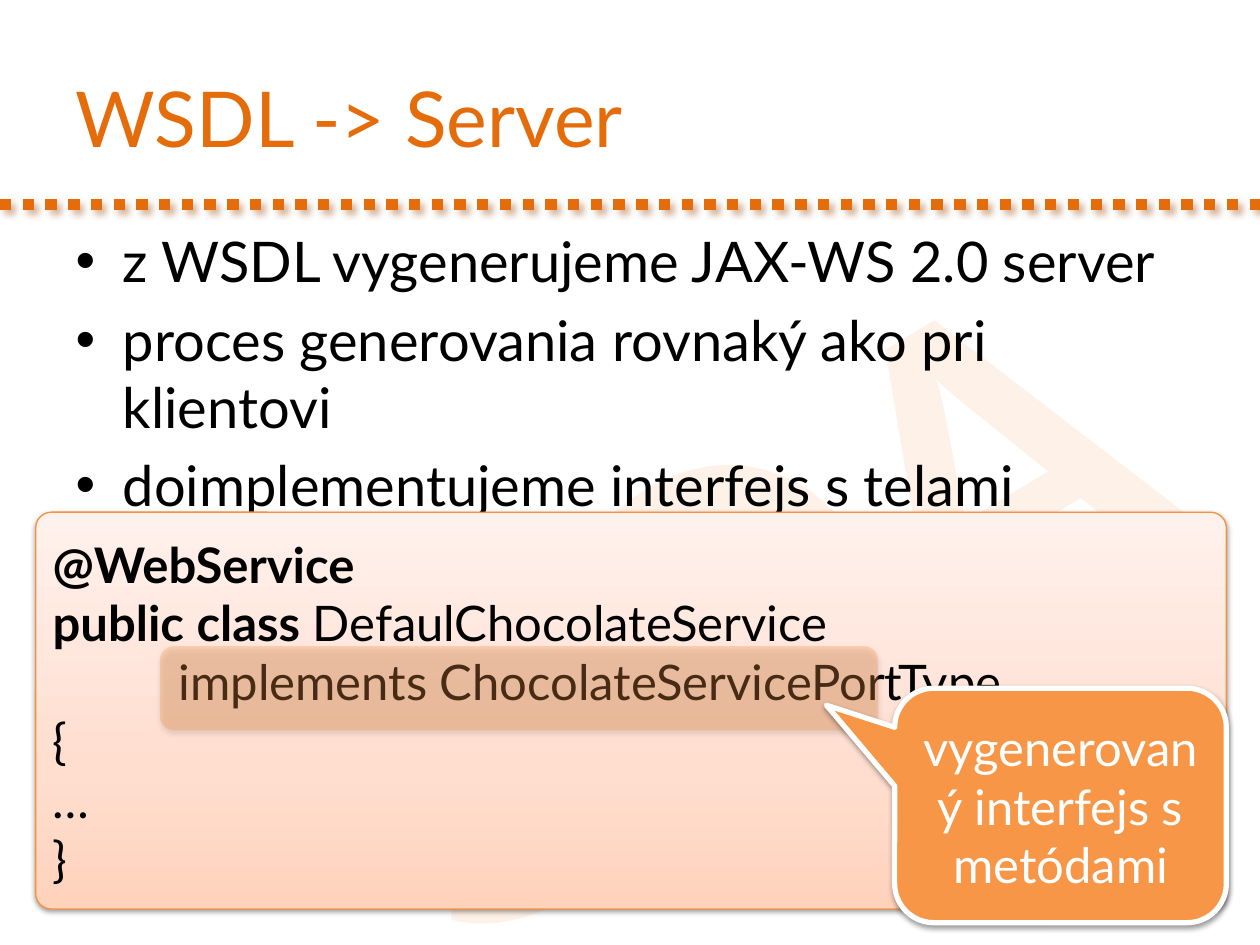
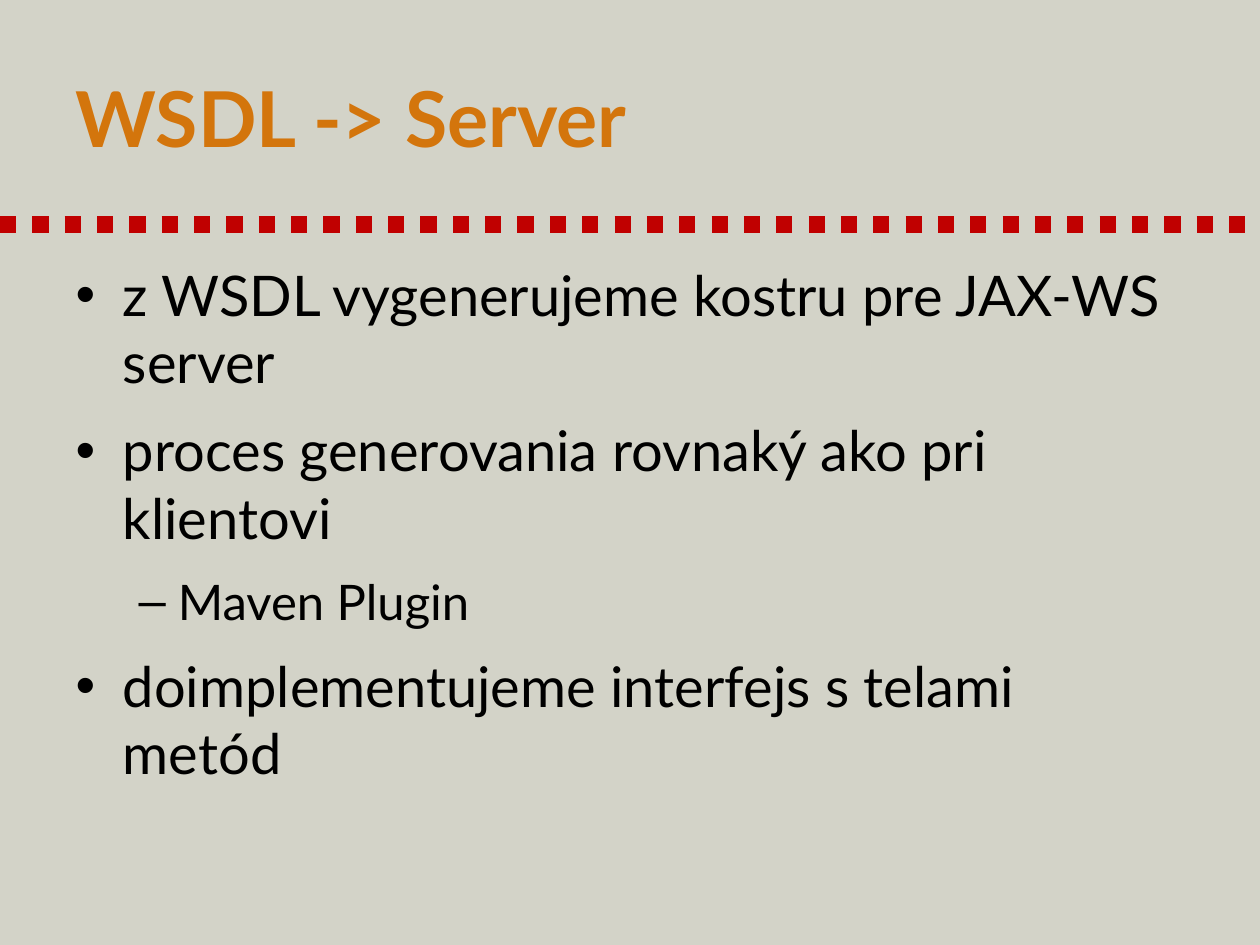
Before and after one commit to novotnyr/kopr-portal, a slide deck: slide 58 of content/soap-web-services/kopr-soap-web-services.pptx (slide 48 before the commit). Drawn at 1260x945 pixels with LibreOffice and Linux fonts; fonts in the diff are those of the drawing. Boxes give left, top, right and bottom in pixels: in the first picture for what was removed or moved away, otherwise in the second. Text is boxed around its words. In the diff, an @@ line names an element or a change of style, - is before the commit and + after.

Commit message:
Slajdy k SOAP aktualizovane do 2022

```diff
--- a/content/soap-web-services/kopr-soap-web-services.pptx
+++ b/content/soap-web-services/kopr-soap-web-services.pptx
@@ background #FFFFFF to #D3D3C8 @@
@@ title "WSDL -> Server" at (76,90,626,148): text colour #E46C0A to #D3750C, bold on @@
@@ text removed at (233,65,1260,945) @@
-SOAP
@@ line moved from (0, 204) - (1260, 204) to (0, 224) - (1260, 224) @@
@@ line (0, 224) - (1260, 224): stroke #E46C0A 6.5 pt dashed to #C00000 9.25 pt dashed @@
@@ text "z WSDL vygenerujeme kostru pre ...": place and size @@
-text "z WSDL vygenerujeme kostru pre ..." at (123,241,1155,584)
+text "z WSDL vygenerujeme kostru pre ..." at (123,274,1159,775)
@@ text at (123,274,1159,384): text changed @@
-• z WSDL vygenerujeme JAX-WS 2.0 server
+• z WSDL vygenerujeme kostru pre JAX-WS server
@@ text at (123,429,1014,775): more space between paragraphs @@
@@ rounded rectangle removed at (35,512,1226,908) @@
-@WebService
-public class DefaulChocolateService
-implements ChocolateServicePortType
-{
-…
-}
@@ text at (178,584,470,629): paragraph added @@
+  – Maven Plugin
@@ rounded rectangle removed at (160,646,878,731) @@
@@ rounded speech box removed at (895,688,1226,922) @@
-vygenerovaný interfejs s metódami
```
Also in this commit, not shown: 42 other slides changed, 18 slides added, 40 slides removed, 1 other file.
